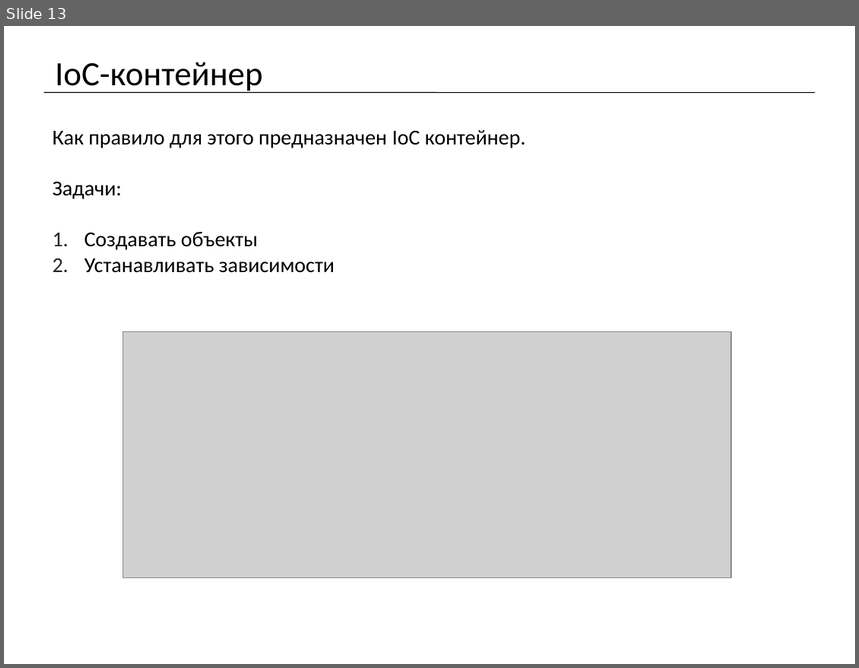
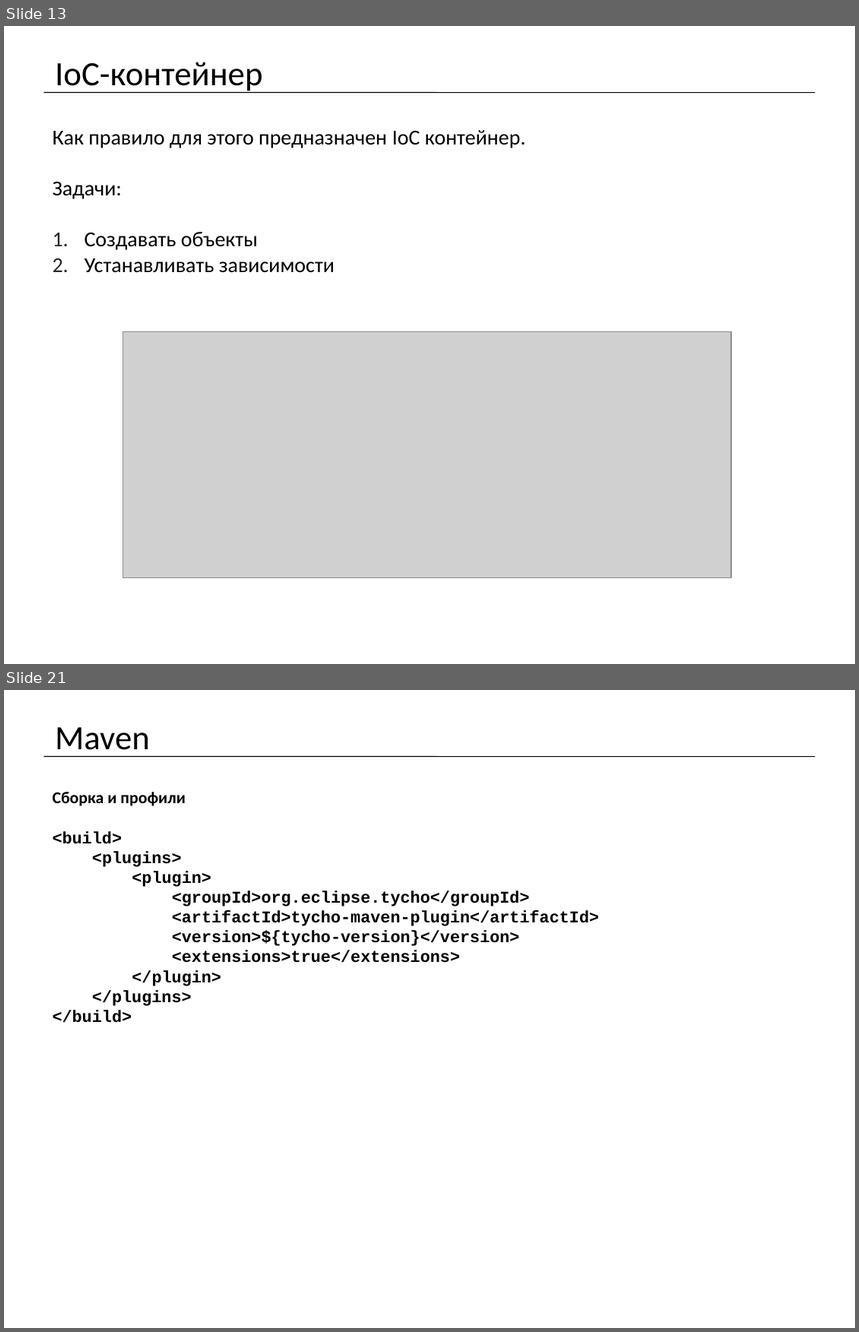
Before and after one commit to mrdekk/j2ee_course, a slide deck: lectures/j2ee. Lecture 1.pptx. Shown one above the other, each under a label of ours: slide 13 before the commit, slides 13 and 21 after it; the slides between them are not shown. The pictures are 859x668 and 859x1332 pixels, drawn with LibreOffice and Linux fonts; fonts in the diff are those of the drawing; grey boxes stand for pictures. Boxes give left, top, right and bottom in pixels: in the first picture for what was removed or moved away, otherwise in the second. Text is boxed around its words. In the diff, an @@ line names an element or a change of style, - is before the commit and + after.

Commit message:
change: лекция №1 add: проект maven + spring для лекции №1 add: скриншоты некоторых операций по созданию maven проекта с поддержкой spring и запуска его change: .gitignore файл для исключения папки target проектов spring из индекса

```diff
--- a/lectures/j2ee. Lecture 1.pptx
+++ b/lectures/j2ee. Lecture 1.pptx
@@ slide 21 added at (x1=4, y1=690, x2=855, y2=1328), background #FFFFFF @@
@@ title added at (x1=55, y1=727, x2=150, y2=757), 28.8 pt, text #000000 @@
+Maven
@@ line added from (44, 756) to (815, 756), #000000 0.75 pt @@
@@ text added at (x1=53, y1=792, x2=599, y2=1023), 14 pt, text #000000, bold @@
+Cборка и профили
+<build>
+<plugins>
+<plugin>
+<groupId>org.eclipse.tycho</groupId>
+<artifactId>tycho-maven-plugin</artifactId>
+<version>${tycho-version}</version>
+<extensions>true</extensions>
+</plugin>
+</plugins>
+</build>
```
Also in this commit, not shown: 1 slide changed, 9 other slides added, 21 other files.
